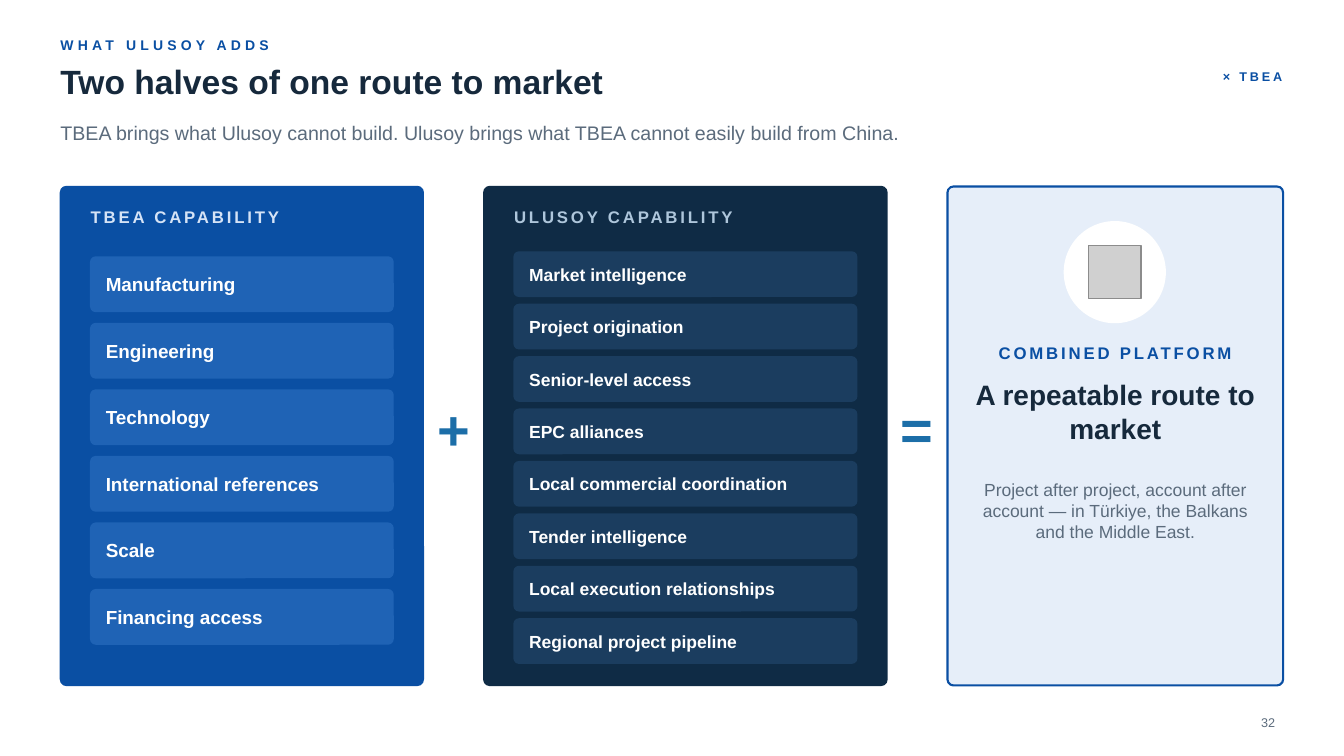
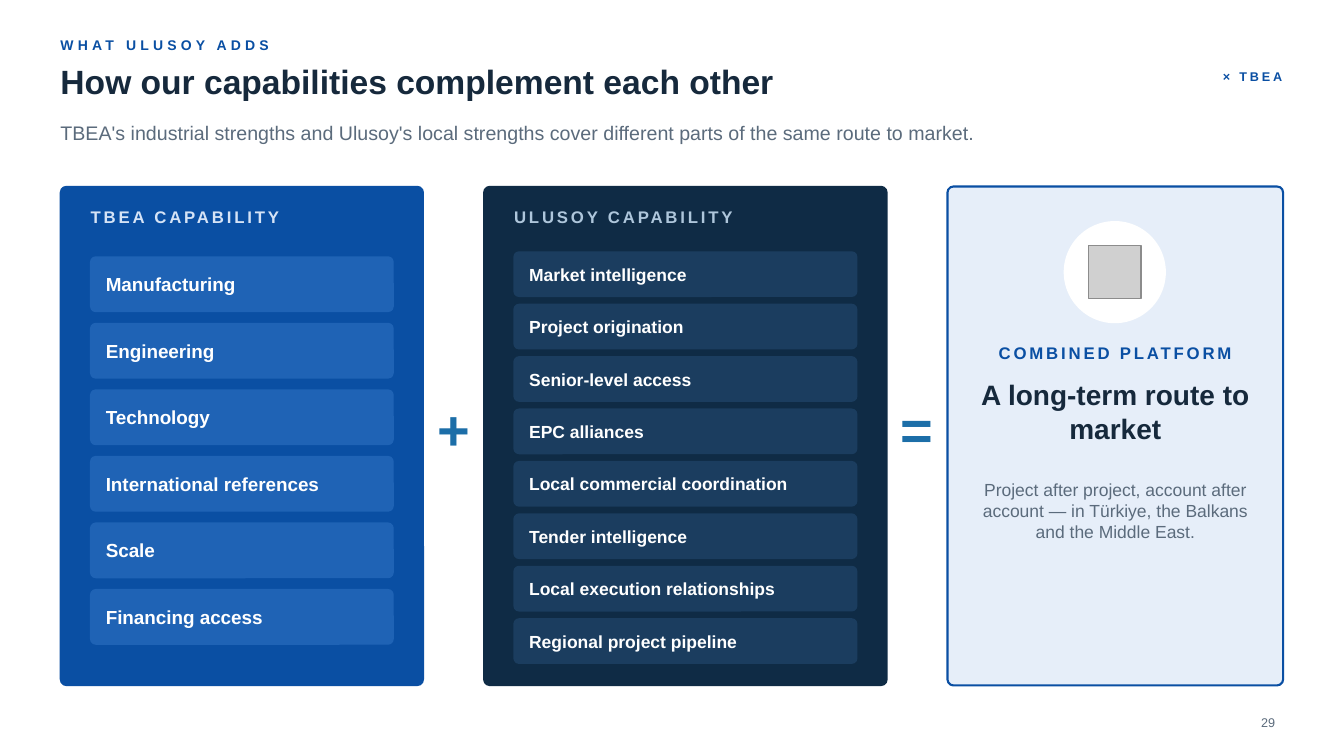
Before and after one commit to taimoorRazi/MultiTransformer, a slide deck: slide 29 of TBEA_HQ_Partnership_v2/Ulusoy - TBEA Partnership.pptx (slide 32 before the commit). Drawn at 1344x756 pixels with LibreOffice and Linux fonts; fonts in the diff are those of the drawing; grey boxes stand for pictures; background and template pictures are left out. Boxes give left, top, right and bottom in pixels: in the first picture for what was removed or moved away, otherwise in the second. Text is boxed around its words. In the diff, an @@ line names an element or a change of style, - is before the commit and + after.

```diff
--- a/TBEA_HQ_Partnership_v2/Ulusoy - TBEA Partnership.pptx
+++ b/TBEA_HQ_Partnership_v2/Ulusoy - TBEA Partnership.pptx
@@ title at (60,69,773,101): text changed @@
-Two halves of one route to market
+How our capabilities complement each other
@@ text at (60,126,973,144): text changed @@
-TBEA brings what Ulusoy cannot build. Ulusoy brings what TBEA cannot easily build from China.
+TBEA's industrial strengths and Ulusoy's local strengths cover different parts of the same route to market.
@@ text at (981,384,1249,440): text changed @@
-A repeatable route to market
+A long-term route to market
@@ page number at (1261,718,1275,727): text changed @@
-32
+29
```
Also in this commit, not shown: 25 other slides changed, 1 slide added, 5 slides removed, 17 other files.
